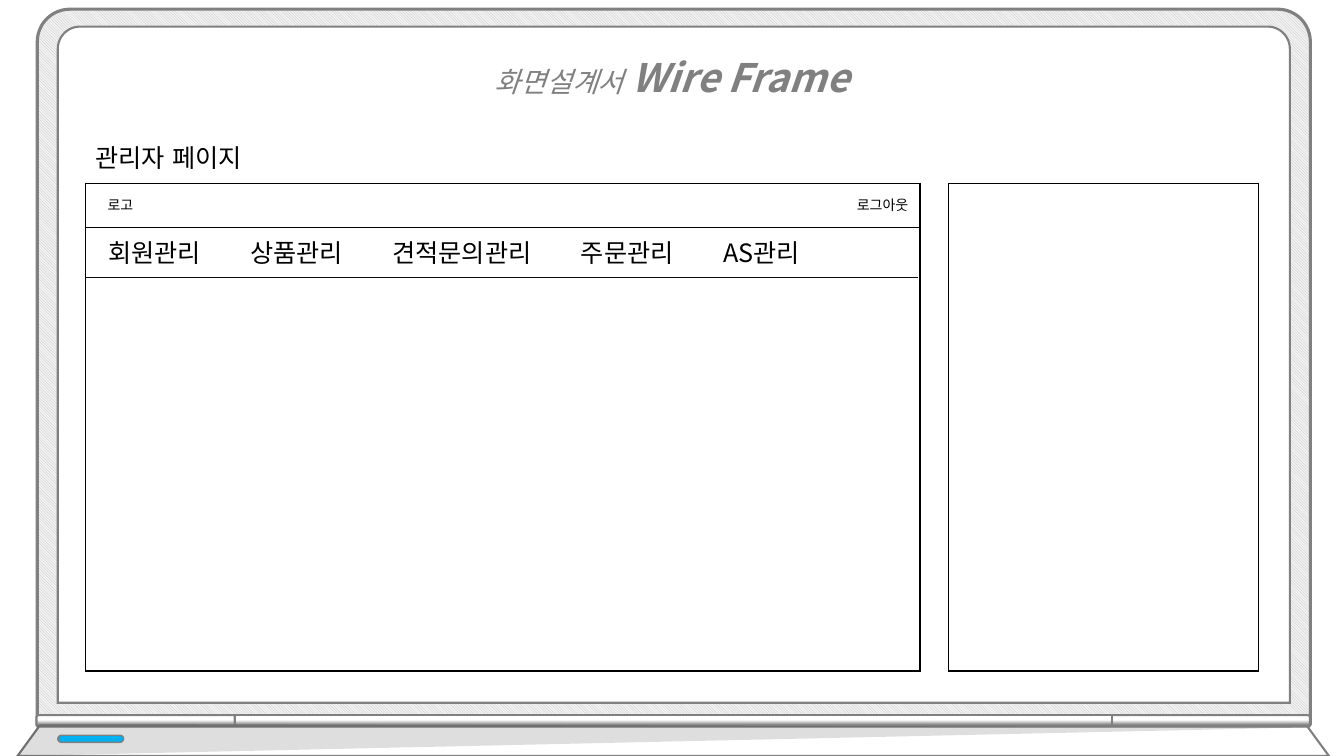
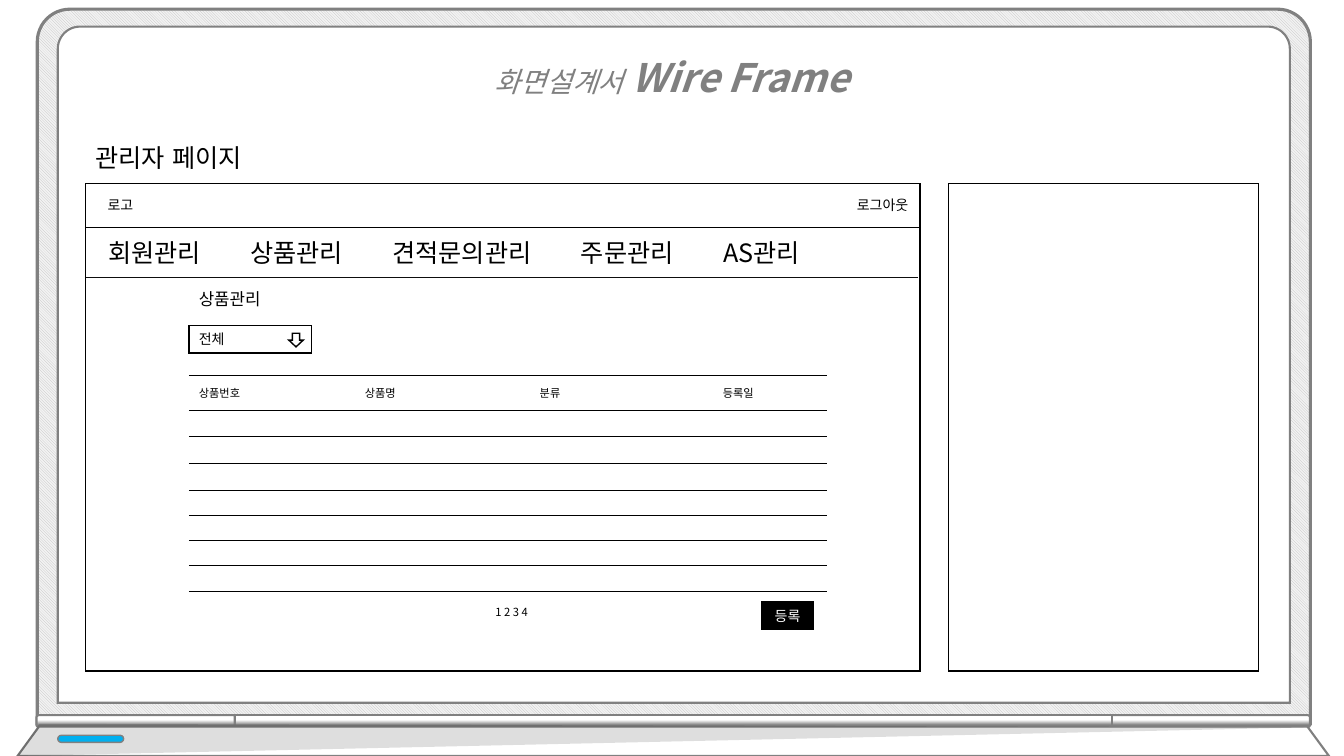
Before and after one commit to hhsw07/ezen-academy-projects, a slide deck: slide 19 of WebContent/jhk/프로젝트5_jhk.pptx. Drawn at 1344x756 pixels with LibreOffice and Linux fonts; fonts in the diff are those of the drawing. Boxes give left, top, right and bottom in pixels: in the first picture for what was removed or moved away, otherwise in the second. Text is boxed around its words. In the diff, an @@ line names an element or a change of style, - is before the commit and + after.

```diff
--- a/WebContent/jhk/프로젝트5_jhk.pptx
+++ b/WebContent/jhk/프로젝트5_jhk.pptx
@@ text added at <box>199,291,261,307</box>, 12 pt, text #000000 @@
+상품관리
@@ rectangle added at <box>189,326,312,353</box>, fill #FFFFFF, outline #000000 1 pt, 10 pt, text #000000 @@
+전체
@@ down arrow added at <box>288,334,302,348</box>, fill #FFFFFF, outline #000000 1 pt @@
@@ line added from (189, 376) to (828, 376), #000000 0.5 pt @@
@@ text added at <box>199,387,240,398</box>, 8 pt, text #000000 @@
+상품번호
@@ text added at <box>365,387,396,398</box>, 8 pt, text #000000 @@
+상품명
@@ text added at <box>540,388,561,398</box>, 8 pt, text #000000 @@
+분류
@@ text added at <box>723,387,754,398</box>, 8 pt, text #000000 @@
+등록일
@@ line added from (189, 410) to (828, 410), #000000 0.5 pt @@
@@ line added from (189, 437) to (828, 437), #000000 0.5 pt @@
@@ line added from (189, 463) to (828, 463), #000000 0.5 pt @@
@@ line added from (189, 491) to (828, 491), #000000 0.5 pt @@
@@ line added from (189, 516) to (828, 516), #000000 0.5 pt @@
@@ line added from (189, 540) to (828, 540), #000000 0.5 pt @@
@@ line added from (189, 566) to (828, 566), #000000 0.5 pt @@
@@ line added from (189, 592) to (828, 592), #000000 0.5 pt @@
@@ text added at <box>495,607,528,616</box>, 8 pt, text #000000 @@
+1 2 3 4
@@ rectangle added at <box>762,602,814,629</box>, fill #000000, outline #000000 1 pt, 10 pt, text #FFFFFF @@
+등록
```
Also in this commit, not shown: 3 slides added.
